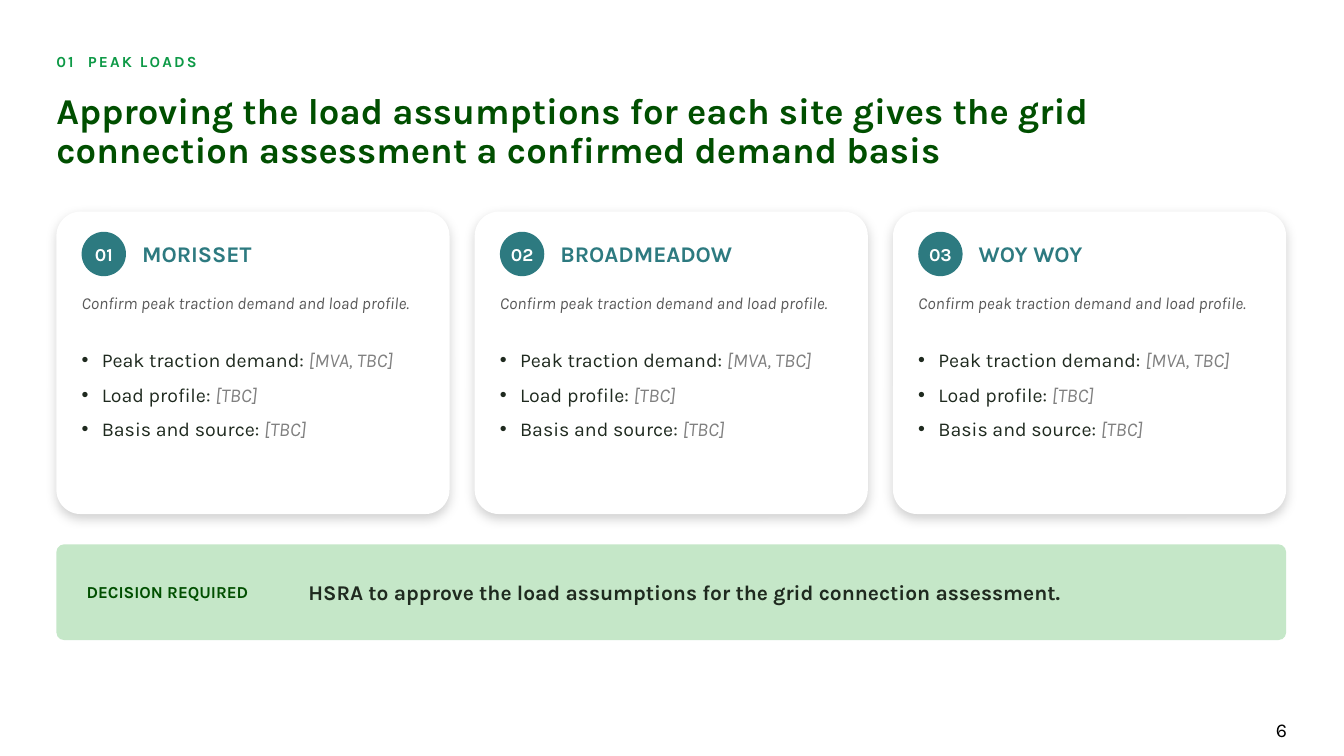
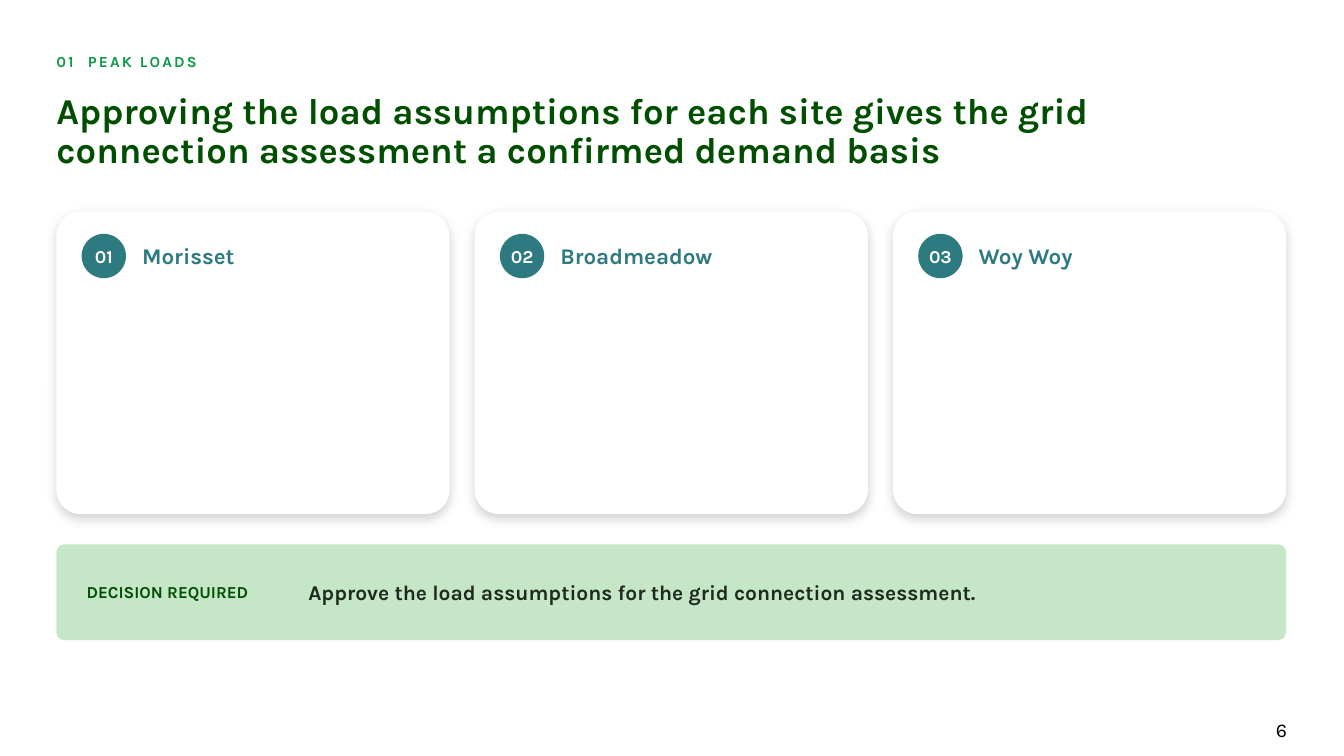
Before and after one commit to alyciawolf02/claude, a slide deck: slide 6 of deliverables/GoFar_Power_and_Grid_Connection_2_Workshop_Structure.pptx. Drawn at 1344x756 pixels with LibreOffice and Linux fonts; fonts in the diff are those of the drawing; background and template pictures are left out. Boxes give left, top, right and bottom in pixels: in the first picture for what was removed or moved away, otherwise in the second. Text is boxed around its words. In the diff, an @@ line names an element or a change of style, - is before the commit and + after.

```diff
--- a/deliverables/GoFar_Power_and_Grid_Connection_2_Workshop_Structure.pptx
+++ b/deliverables/GoFar_Power_and_Grid_Connection_2_Workshop_Structure.pptx
@@ text at <box>142,248,234,265</box>: text changed @@
-MORISSET
+Morisset
@@ text at <box>560,248,712,265</box>: text changed @@
-BROADMEADOW
+Broadmeadow
@@ text at <box>979,249,1072,270</box>: text changed @@
-WOY WOY
+Woy Woy
@@ text removed at <box>82,297,409,313</box> @@
-Confirm peak traction demand and load profile.
@@ text removed at <box>500,297,827,313</box> @@
-Confirm peak traction demand and load profile.
@@ text removed at <box>918,297,1246,313</box> @@
-Confirm peak traction demand and load profile.
@@ text removed at <box>102,352,393,438</box> @@
-• Peak traction demand: [MVA, TBC]
-• Load profile: [TBC]
-• Basis and source: [TBC]
@@ text removed at <box>520,352,811,438</box> @@
-• Peak traction demand: [MVA, TBC]
-• Load profile: [TBC]
-• Basis and source: [TBC]
@@ text removed at <box>938,352,1230,438</box> @@
-• Peak traction demand: [MVA, TBC]
-• Load profile: [TBC]
-• Basis and source: [TBC]
@@ text at <box>308,585,976,606</box>: text changed @@
-HSRA to approve the load assumptions for the grid connection assessment.
+Approve the load assumptions for the grid connection assessment.
```
Also in this commit, not shown: 11 other slides changed, 4 slides removed.
